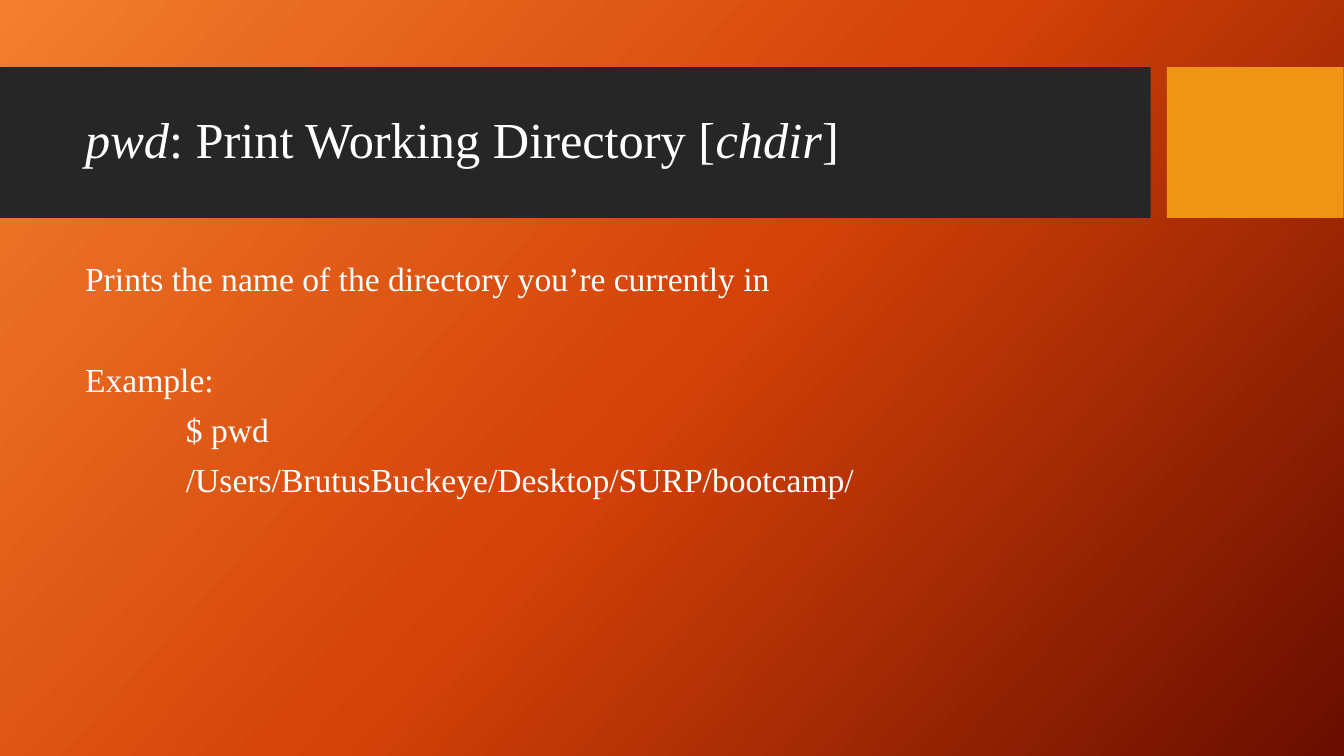
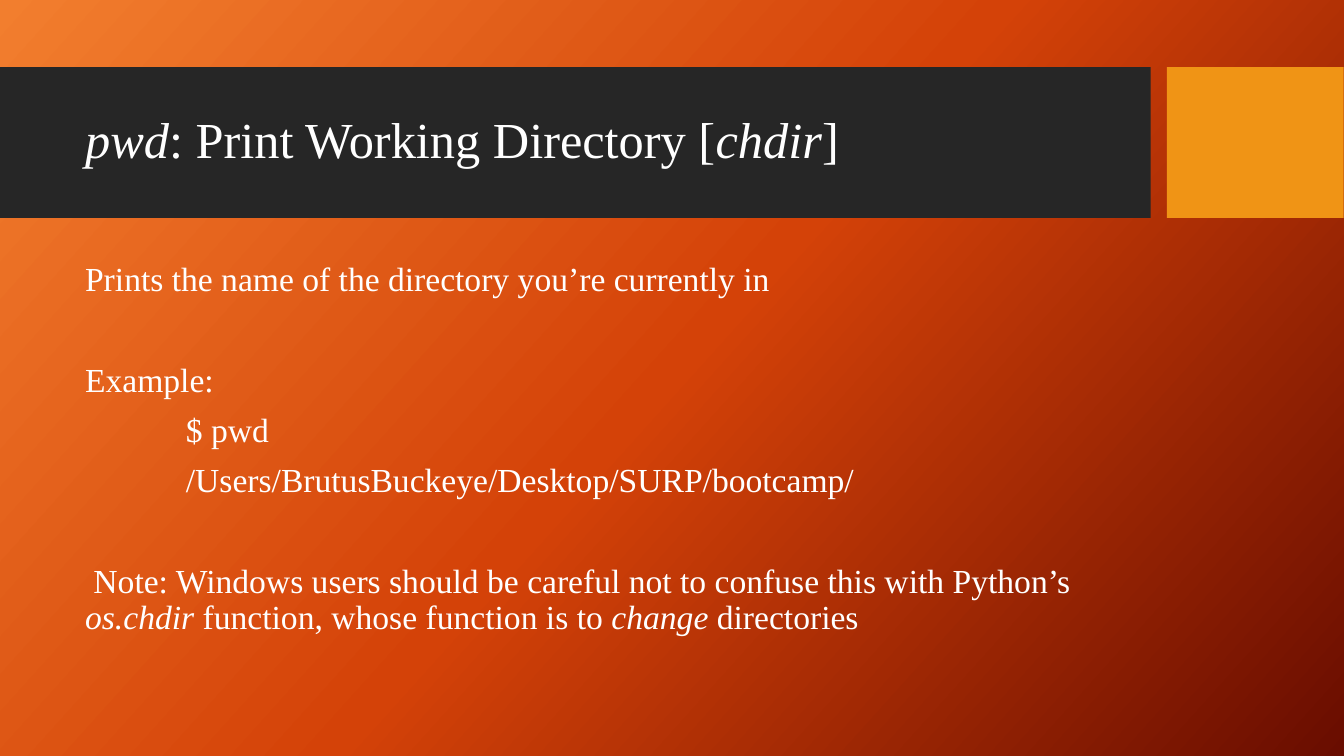
Before and after one commit to giganano/PythonBootcamp, a slide deck: slide 5 of slides/terminal.pptx. Drawn at 1344x756 pixels with LibreOffice and Linux fonts; fonts in the diff are those of the drawing; background and template pictures are left out. Boxes give left, top, right and bottom in pixels: in the first picture for what was removed or moved away, otherwise in the second. Text is boxed around its words. In the diff, an @@ line names an element or a change of style, - is before the commit and + after.

```diff
--- a/slides/terminal.pptx
+++ b/slides/terminal.pptx
@@ text at bbox=[85, 569, 1071, 636]: paragraph added @@
+Note: Windows users should be careful not to confuse this with Python’s os.chdir function, whose function is to change directories
```
Also in this commit, not shown: 4 other slides changed, 17 other files.
